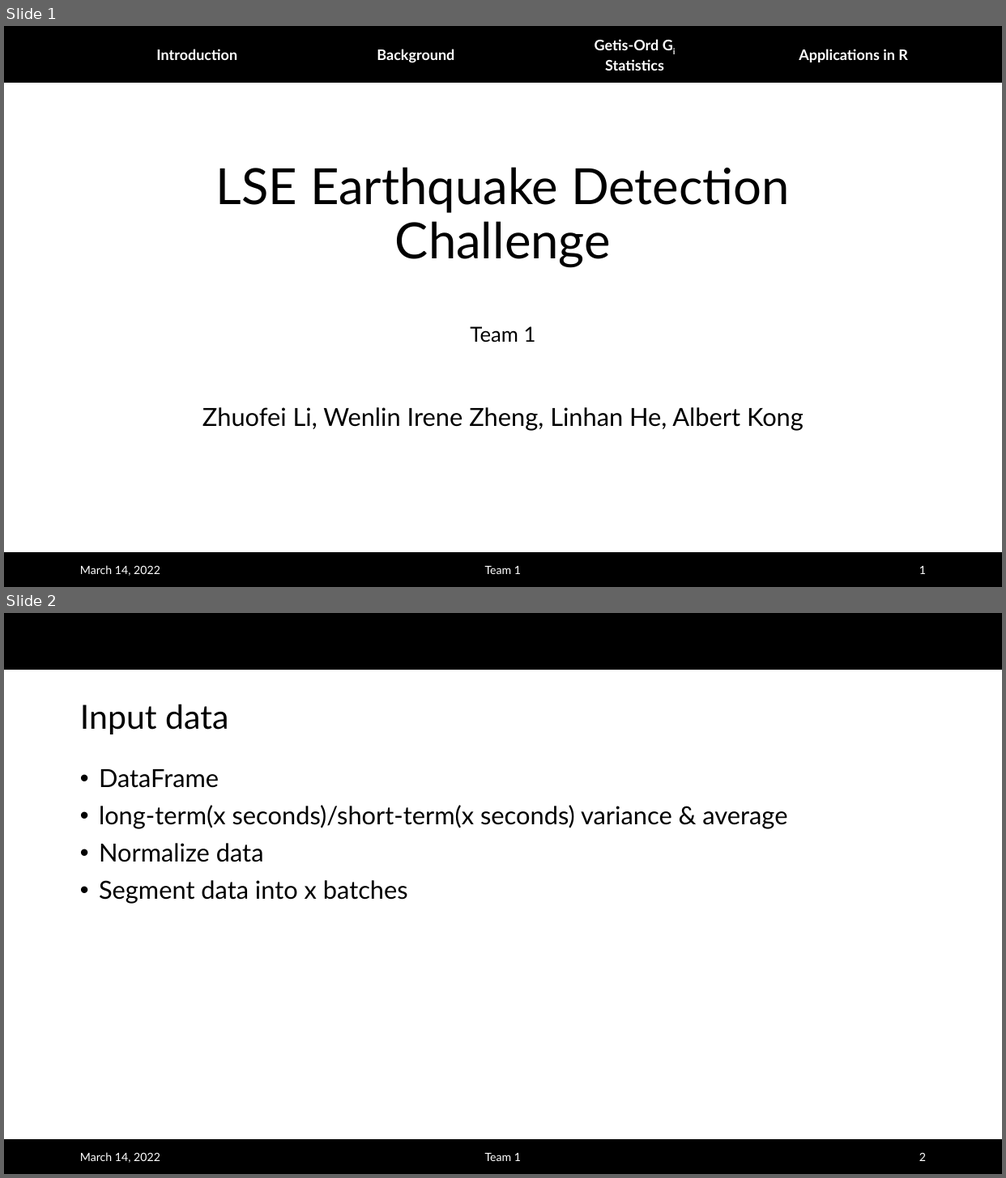
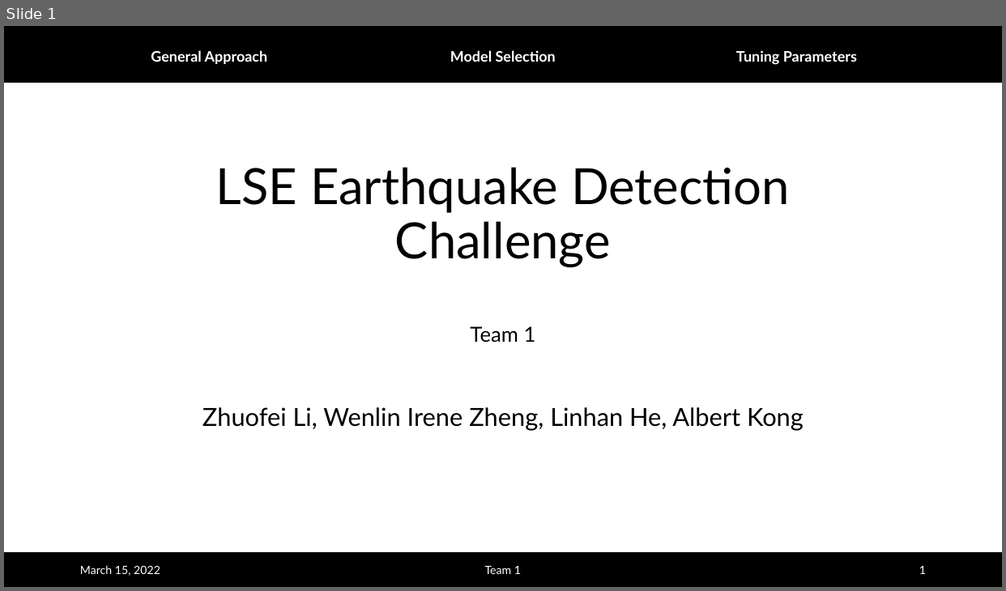
Before and after one commit to albertlk/grillochallenge, a slide deck: Challenge_Team1.pptx. Shown one above the other, each under a label of ours: slides 1 and 2 before the commit, slide 1 after it. The pictures are 1006x1178 and 1006x591 pixels, drawn with LibreOffice and Linux fonts; fonts in the diff are those of the drawing; background and template pictures are left out. Boxes give left, top, right and bottom in pixels: in the first picture for what was removed or moved away, otherwise in the second. Text is boxed around its words. In the diff, an @@ line names an element or a change of style, - is before the commit and + after.

```diff
--- a/Challenge_Team1.pptx
+++ b/Challenge_Team1.pptx
@@ slide 2 removed at (4, 613, 1002, 1174), background #FFFFFF; not listed: 2 template elements that a slide beside it also shows @@
@@ title removed at (80, 704, 228, 735) @@
-Input data
@@ text removed at (99, 769, 787, 904) @@
-• DataFrame
-• long-term(x seconds)/short-term(x seconds) variance & average
-• Normalize data
-• Segment data into x batches
@@ text removed at (80, 1152, 160, 1163) @@
-March 14, 2022
@@ text removed at (485, 1153, 521, 1161) @@
-Team 1
@@ page number removed at (919, 1153, 926, 1161) @@
-2
@@ slide 1 changed as well @@
@@ text removed at (799, 49, 908, 62) @@
-Applications in R
@@ text at (151, 50, 268, 64): text changed @@
-Introduction
+General Approach
@@ text at (450, 50, 556, 62): text changed @@
-Background
+Model Selection
@@ text at (736, 50, 857, 65): text changed @@
-Getis-Ord Gi Statistics
+Tuning Parameters
@@ text at (80, 565, 160, 576): text changed @@
-March 14, 2022
+March 15, 2022
```
Also in this commit, not shown: 2 other slides changed, 3 slides added, 1 other file.
